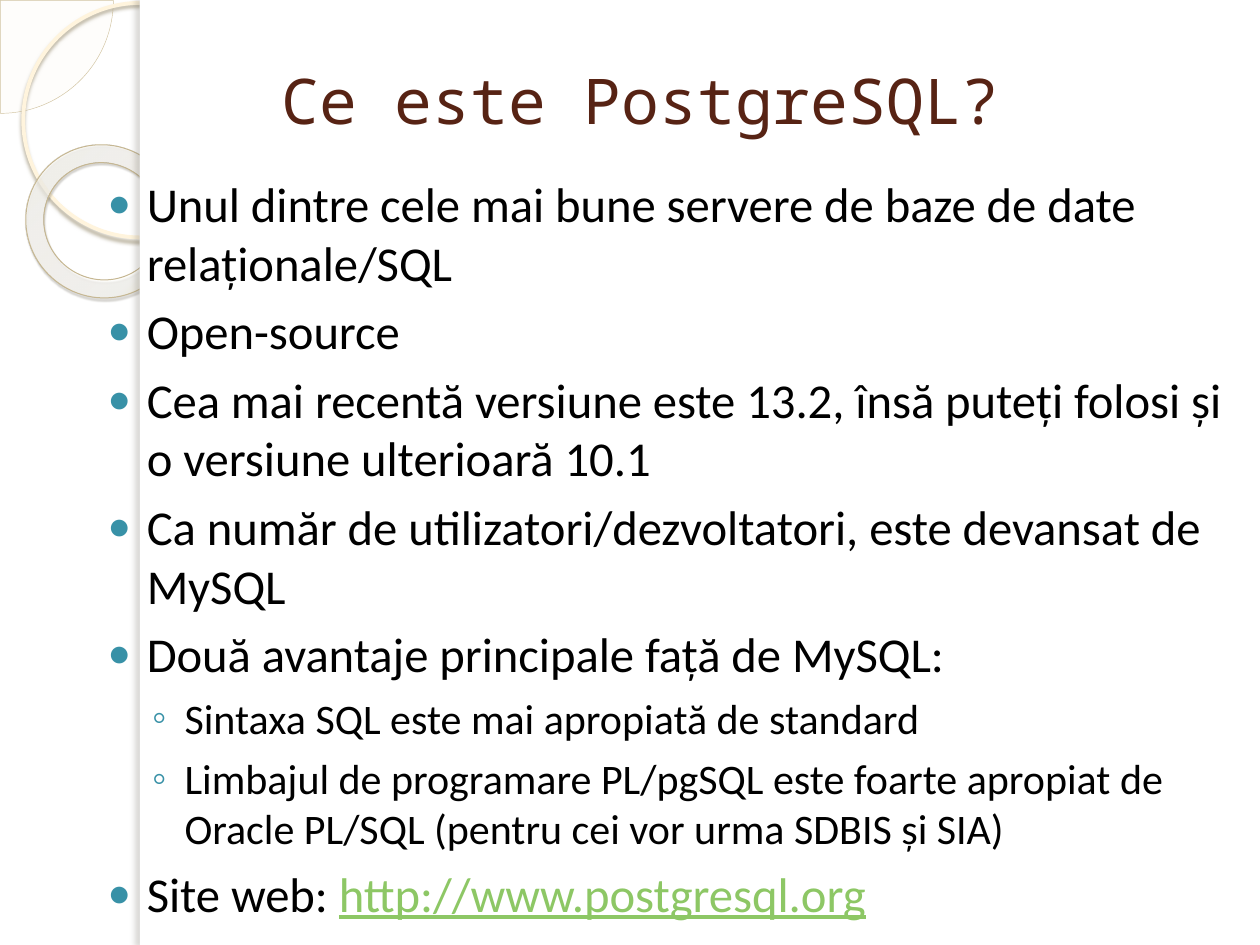
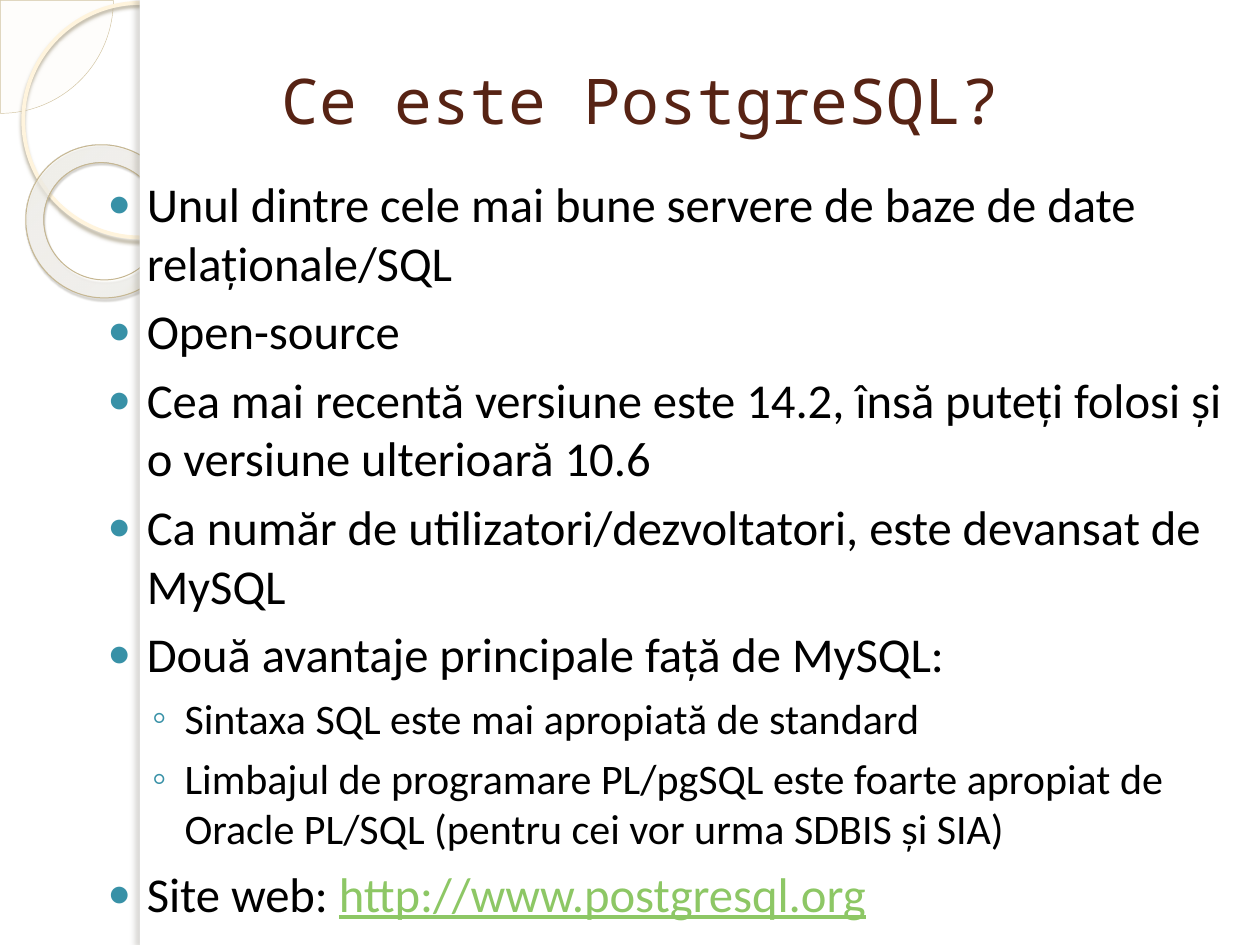
Before and after one commit to marinfotache/Baze-de-date-I, a slide deck: slide 2 of 00_Lucru PostgreSQL si R/00a_Instalare si lucru in PostgreSQL.pptx. Drawn at 1260x945 pixels with LibreOffice and Linux fonts; fonts in the diff are those of the drawing; background and template pictures are left out. Boxes give left, top, right and bottom in pixels: in the first picture for what was removed or moved away, otherwise in the second. Text is boxed around its words. In the diff, an @@ line names an element or a change of style, - is before the commit and + after.

```diff
--- a/00_Lucru PostgreSQL si R/00a_Instalare si lucru in PostgreSQL.pptx
+++ b/00_Lucru PostgreSQL si R/00a_Instalare si lucru in PostgreSQL.pptx
@@ text at <box>147,384,1221,477</box>: text changed @@
-● Cea mai recentă versiune este 13.2, însă puteți folosi și o versiune ulterioară 10.1
+● Cea mai recentă versiune este 14.2, însă puteți folosi și o versiune ulterioară 10.6
```
Also in this commit, not shown: 2 other slides changed.
